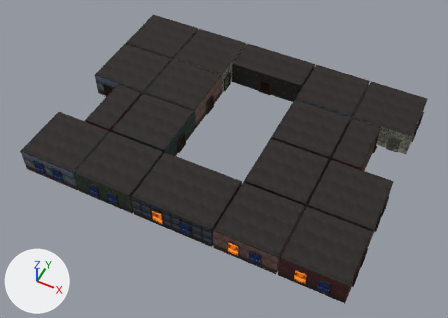
The glTF model manor_f2.glb, before and after one commit.
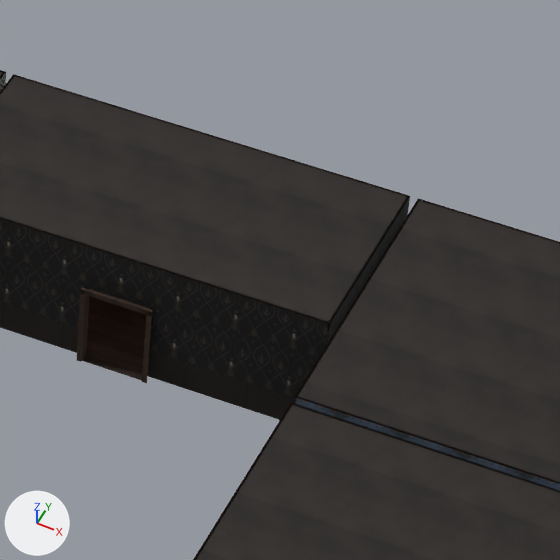
Each version is shown whole from a 50 mm lens placed at (36.5, -86.5, 97.5), pointed at (0.3, -14.1, 7.0), then close up on the part from 55% to 76% of the width and 10% to 40% of the height. The lights are fixed; the arrows at lower left show +X, +Y and +Z. The last two pictures show the newer version. Vertices at exactly the same position are counted once.

The older version as bpy lines, for what is in view:
```python
me_manor_f2 = bpy.data.meshes.new('manor_f2')
me_manor_f2.from_pydata(...)  # 5256 vertices, 6168 faces; spans x -32.2..32.2, y -34.2..14.1, z 7.8..12.9
me_manor_f2.materials.append(mat_wainscot)
me_manor_f2.materials.append(mat_wp_rose)
me_manor_f2.materials.append(mat_trim_in)
me_manor_f2.materials.append(mat_trim_mid)
me_manor_f2.materials.append(mat_floor_oak)
me_manor_f2.materials.append(mat_plaster_dark)
me_manor_f2.materials.append(mat_wood_dark2)
me_manor_f2.materials.append(mat_subway)
me_manor_f2.materials.append(mat_tile_bath)
me_manor_f2.materials.append(mat_wp_blue)
me_manor_f2.materials.append(mat_floor_pine)
me_manor_f2.materials.append(mat_wainscot_dark)
me_manor_f2.materials.append(mat_wp_teal)
me_manor_f2.materials.append(mat_wp_green)
me_manor_f2.materials.append(mat_wp_purple)
me_manor_f2.materials.append(mat_wp_black)
me_manor_f2.materials.append(mat_plaster)
me_manor_f2.materials.append(mat_wp_red)
me_manor_f2.materials.append(mat_mirror)
me_manor_f2.materials.append(mat_marble)
me_manor_f2.materials.append(mat_glass_warm)
me_manor_f2.materials.append(mat_glass_moon)
ob_manor_f2 = bpy.data.objects.new('manor_f2', me_manor_f2)
ob_manor_f2.location = (0.0, 0.0, 0.0)
```
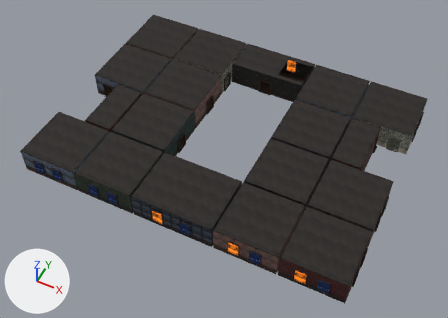
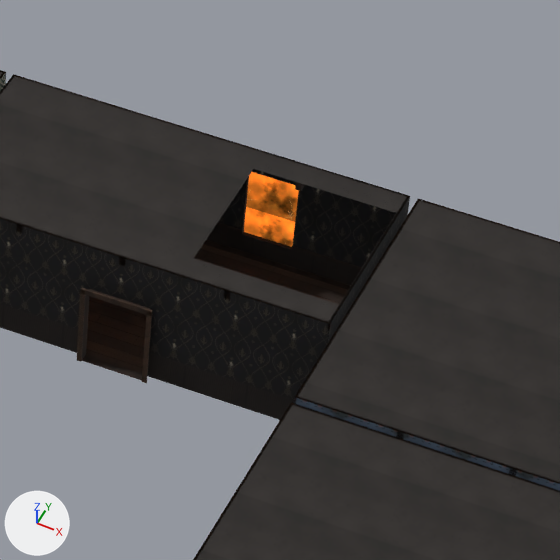
Edits to the bpy script that builds the scene:
```text
Change me_manor_f2:
    used by ob_manor_f2; location = (0.0, 0.0, 0.0)
    remove me_manor_f2.from_pydata(...)  # 5256 vertices, 6168 faces; spans x -32.2..32.2, y -34.2..14.1, z 7.8..12.9
    add me_manor_f2.from_pydata(...)  # 5280 vertices, 6326 faces; spans x -32.2..32.2, y -34.2..14.1, z 7.8..12.9
    me_manor_f2 part 1
    10 faces are deleted
    4 vertices are added at (2.2, 6.2, 7.8), (2.2, 13.9, 7.8), (2.2, 13.9, 12.9), (2.2, 6.2, 12.9)
    6 new vertices lie (0.0, -1.1, 0.0) away from vertices in x 2.2..4.1, y 13.9, z 7.8..12.9
    6 new vertices lie (5.6, 0.0, 0.0) away from vertices in x 2.2, y 6.2..13.9, z 7.8..12.9
    8 new vertices lie (0.0, 1.0, 0.0) away from vertices in x 2.2..7.8, y 6.2, z 7.8..12.9
    8 new faces join them, mat_floor_oak
    8 new faces join them, mat_plaster_dark
    72 new faces join them, mat_wood_dark2
    other edits to the shape of me_manor_f2 do not show in these pictures
```

Boxes [x1, y1, x2, y2] around the edits, measured in the close-ups (560 x 560 px):
part 1 of me_manor_f2, cut back
    before: [0, 75, 409, 374]
    after: [0, 75, 517, 476]
